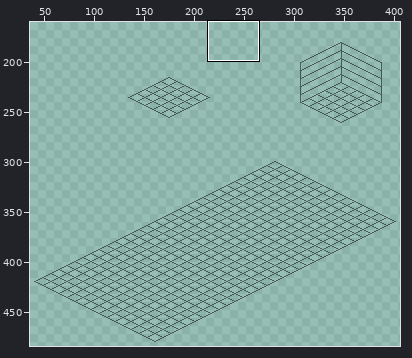
One commit to this pixel-art file: Learning_Page_1.aseprite. The first picture is a wide view before the edit; the outline marks the close-up.
Close-up. Before the commit:
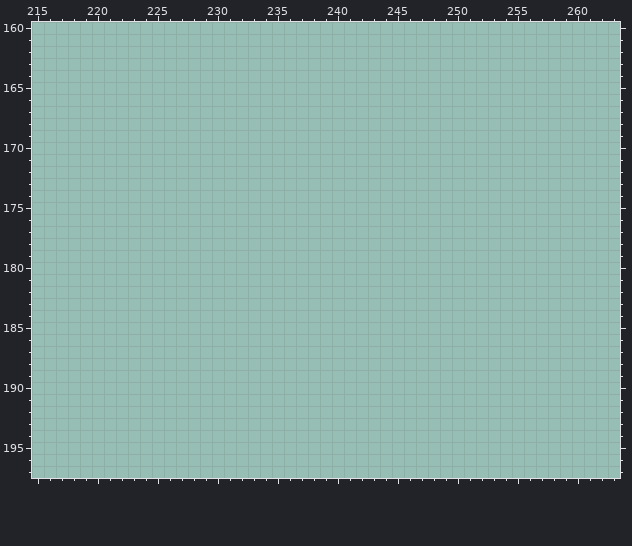
500x500 pixels, 1 frame. Shown: x 215..263, y 160..197. The wide view leaves out empty margins.
New version:
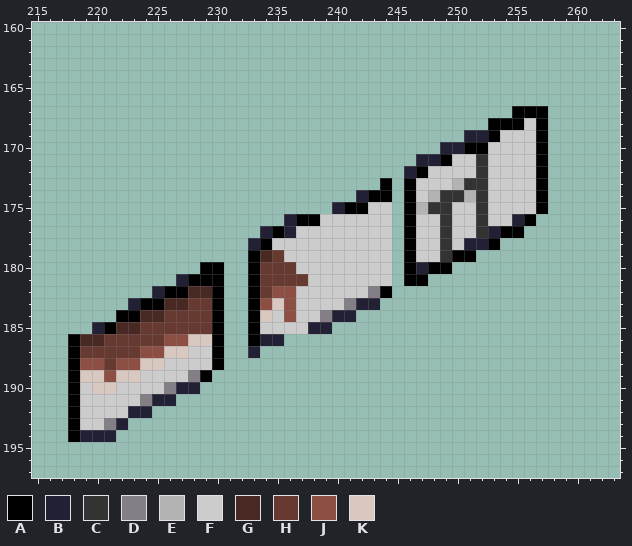
Palette (. is transparent): A #000000  B #222034  C #333333  D #847e87  E #b3b3b3  F #cccccc  G #482823  H #663931  J #8d4f44  K #d9c8bf
What changed:
Changed rows in their new state; - is an unchanged pixel.
Layer "Geffen Test":
first column x 218:
167 -------------------------------------AAA
168 -----------------------------------AAAFA
169 ---------------------------------BBAFFFA
170 -------------------------------BBAAFFFFA
171 -----------------------------BBAFFCFFFFA
172 ----------------------------BAFFFFCFFFFA
173 --------------------------A-AFFFECCFFFFA
174 ------------------------BAA-AFECCECFFFFA
175 ----------------------BAAFF-AECCFFCFFFFA
176 ------------------BAAFFFFFF-AFFCFFCFFBA-
177 ----------------BABFFFFFFFF-AFFCFFCBAA--
178 ---------------BAFFFFFFFFFF-AFFCFBBA----
179 ---------------AGHFFFFFFFFF-AFFCAA------
180 -----------AA--AHHHFFFFFFFF-ABAA--------
181 ---------BAAA--AHHHHFFFFFFF-AA----------
182 -------BAAGGA--AHJJFFFFFFDA-------------
183 -----BAAGGHHA--AJKJFFFFDBB--------------
184 ----AAGGHHHHA--AKFJFFDBB----------------
185 --BAGGHHHHHHA--AFFFFBB------------------
186 AGGHHHHHJJKKA--ABB----------------------
187 AHHHHHJJKKFFA--B------------------------
188 AJJHJJKKFFFFA---------------------------
189 AKKJKKFFFFDA----------------------------
190 AFKKFFFFDBB-----------------------------
191 AFFFFFDBB-------------------------------
192 AFFFFBB---------------------------------
193 AFFDB-----------------------------------
194 ABBB------------------------------------
